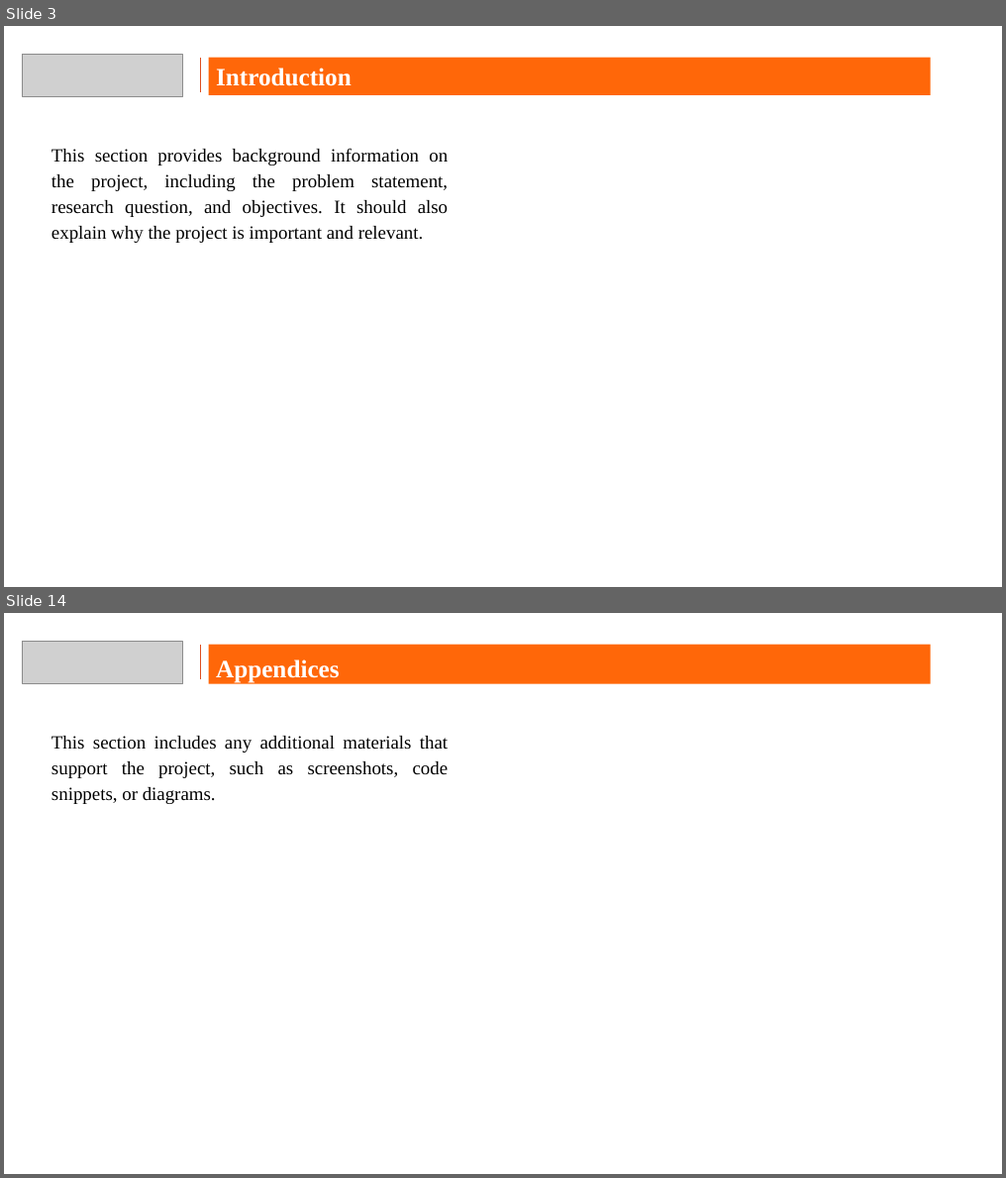
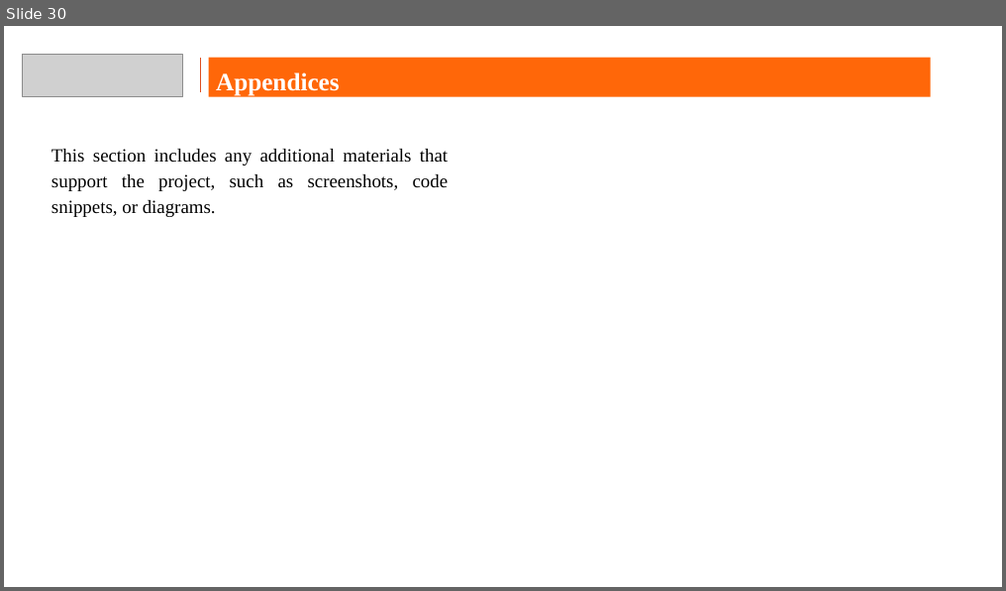
Before and after one commit to bharath210/HDFC_Capstone, a slide deck: Capstone Presentation Format Ver 1.0.pptx. Shown one above the other, each under a label of ours: slides 3 and 14 before the commit, slide 30 after it; the slides between them are not shown. The pictures are 1006x1178 and 1006x591 pixels, drawn with LibreOffice and Linux fonts; fonts in the diff are those of the drawing; grey boxes stand for pictures; background and template pictures are left out. Boxes give left, top, right and bottom in pixels: in the first picture for what was removed or moved away, otherwise in the second. Text is boxed around its words. In the diff, an @@ line names an element or a change of style, - is before the commit and + after.

Commit message:
added screenshots and ppt

```diff
--- a/Capstone Presentation Format Ver 1.0.pptx
+++ b/Capstone Presentation Format Ver 1.0.pptx
@@ slide 3 removed at (4,26,1002,587), background picture (left out) @@
@@ picture removed at (22,54,183,96) @@
@@ line removed from (201, 58) to (201, 92) @@
@@ rectangle removed at (208,58,930,95) @@
-Introduction
@@ text removed at (52,148,448,243) @@
-This section provides background information on the project, including the problem statement, research question, and objectives. It should also explain why the project is important and relevant.
@@ what was slide 14 is now slide 30 @@
```
Also in this commit, not shown: 8 slides changed, 22 slides added, 4 other slides removed, 40 other files.
